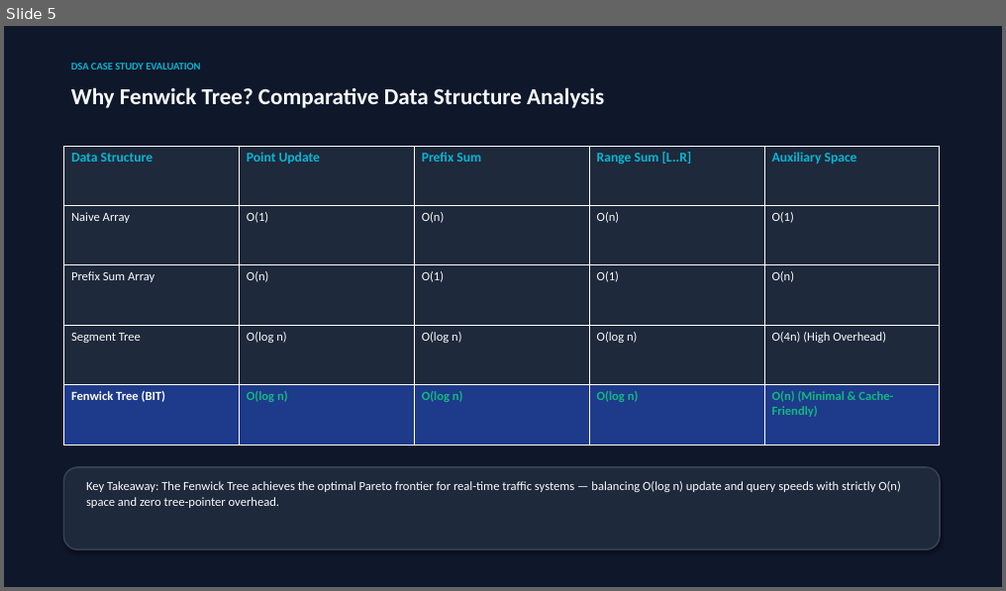
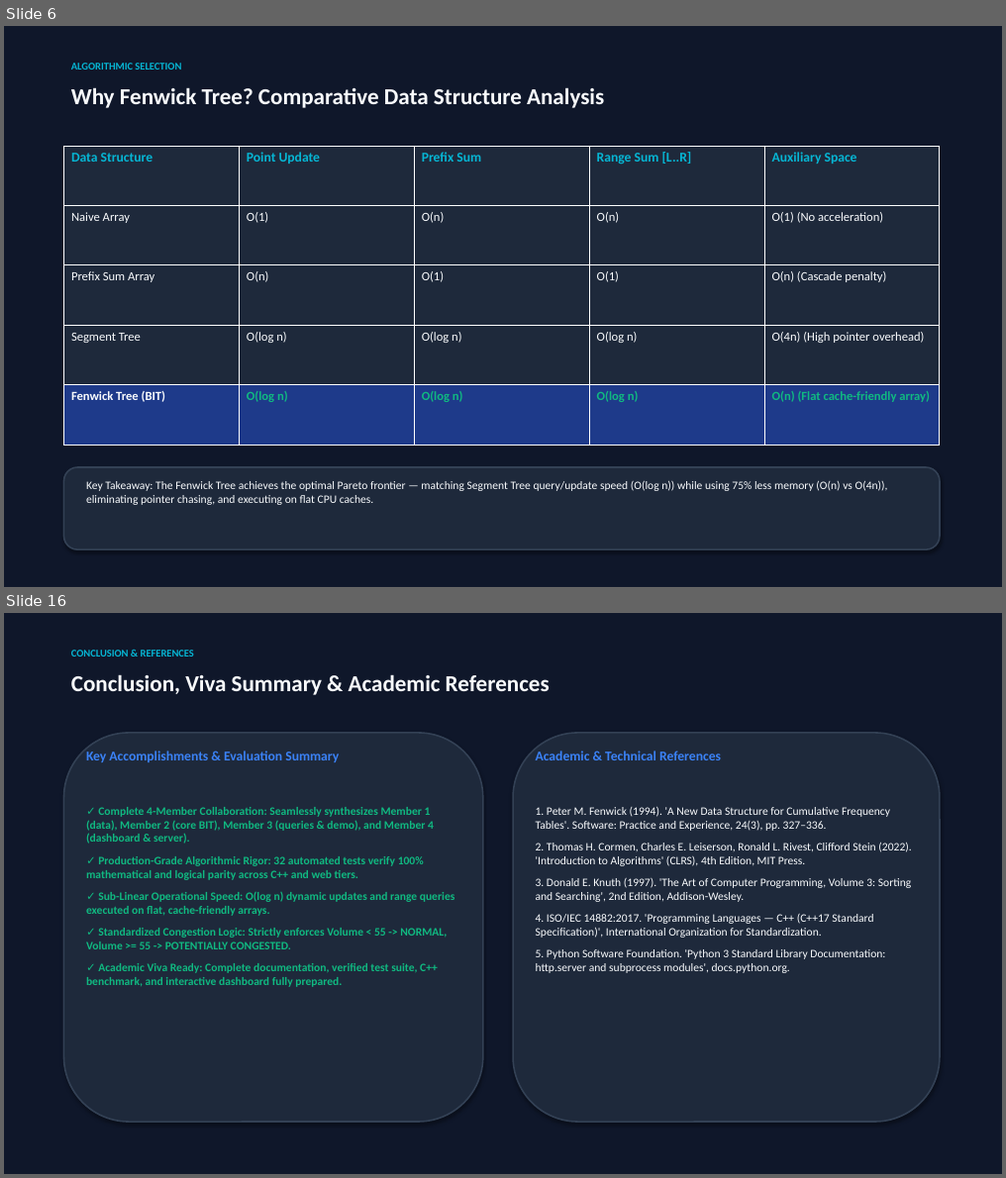
Before and after one commit to Jeyadev3/FlowGrid_Traffic_Analytics, a slide deck: presentation/Fenwick_Tree_Case_Study.pptx. Shown one above the other, each under a label of ours: slide 5 before the commit, slides 6 and 16 after it; the slides between them are not shown. The pictures are 1006x591 and 1006x1178 pixels, drawn with LibreOffice and Linux fonts; fonts in the diff are those of the drawing. Boxes give left, top, right and bottom in pixels: in the first picture for what was removed or moved away, otherwise in the second. Text is boxed around its words. In the diff, an @@ line names an element or a change of style, - is before the commit and + after.

Commit message:
docs: update Fenwick Tree case study presentation with Member 4 integration

```diff
--- a/presentation/Fenwick_Tree_Case_Study.pptx
+++ b/presentation/Fenwick_Tree_Case_Study.pptx
@@ slide 16 added at [4, 613, 1002, 1174], background #0F172A @@
@@ text added at [71, 650, 194, 657], 10 pt, text #06B6D4, bold @@
+CONCLUSION & REFERENCES
@@ text added at [71, 674, 549, 695], 22 pt, text #F8FAFC, bold @@
+Conclusion, Viva Summary & Academic References
@@ rounded rectangle added at [63, 733, 483, 1122], fill #1E293B, outline #334155 1.5 pt @@
@@ text added at [86, 751, 339, 762], 13 pt, text #3B82F6, bold @@
+Key Accomplishments & Evaluation Summary
@@ rounded rectangle added at [513, 733, 940, 1122], fill #1E293B, outline #334155 1.5 pt @@
@@ text added at [536, 751, 721, 761], 13 pt, text #3B82F6, bold @@
+Academic & Technical References
@@ text added at [86, 807, 455, 987], 11 pt, text #10B981, bold @@
+✓ Complete 4-Member Collaboration: Seamlessly synthesizes Member 1 (data), Member 2 (core BIT), Member 3 (queries & demo), and Member 4 (dashboard & server).
+✓ Production-Grade Algorithmic Rigor: 32 automated tests verify 100% mathematical and logical parity across C++ and web tiers.
+✓ Sub-Linear Operational Speed: O(log n) dynamic updates and range queries executed on flat, cache-friendly arrays.
+✓ Standardized Congestion Logic: Strictly enforces Volume < 55 -> NORMAL, Volume >= 55 -> POTENTIALLY CONGESTED.
+✓ Academic Viva Ready: Complete documentation, verified test suite, C++ benchmark, and interactive dashboard fully prepared.
@@ text added at [536, 806, 911, 973], 11 pt, text #F8FAFC @@
+1. Peter M. Fenwick (1994). 'A New Data Structure for Cumulative Frequency Tables'. Software: Practice and Experience, 24(3), pp. 327–336.
+2. Thomas H. Cormen, Charles E. Leiserson, Ronald L. Rivest, Clifford Stein (2022). 'Introduction to Algorithms' (CLRS), 4th Edition, MIT Press.
+3. Donald E. Knuth (1997). 'The Art of Computer Programming, Volume 3: Sorting and Searching', 2nd Edition, Addison-Wesley.
+4. ISO/IEC 14882:2017. 'Programming Languages — C++ (C++17 Standard Specification)', International Organization for Standardization.
+5. Python Software Foundation. 'Python 3 Standard Library Documentation: http.server and subprocess modules', docs.python.org.
@@ what was slide 5 is now slide 6 @@
@@ slide 6 changed as well @@
@@ text at [71, 63, 181, 70]: text changed @@
-DSA CASE STUDY EVALUATION
+ALGORITHMIC SELECTION
@@ table at [63, 146, 940, 445] @@
-row 2, column 5: O(1)
+row 2, column 5: O(1) (No acceleration)
-row 3, column 5: O(n)
+row 3, column 5: O(n) (Cascade penalty)
-row 4, column 5: O(4n) (High Overhead)
+row 4, column 5: O(4n) (High pointer overhead)
-row 5, column 5: O(n) (Minimal & Cache-Friendly)
+row 5, column 5: O(n) (Flat cache-friendly array)
@@ text at [86, 480, 888, 505]: text changed; size 12 to 11 pt @@
-Key Takeaway: The Fenwick Tree achieves the optimal Pareto frontier for real-time traffic systems — balancing O(log n) update and query speeds with strictly O(n) space and zero tree-pointer overhead.
+Key Takeaway: The Fenwick Tree achieves the optimal Pareto frontier — matching Segment Tree query/update speed (O(log n)) while using 75% less memory (O(n) vs O(4n)), eliminating pointer chasing, and executing on flat CPU caches.
```
Also in this commit, not shown: 9 other slides changed, 5 other slides added, 4 slides removed, 2 other files.
